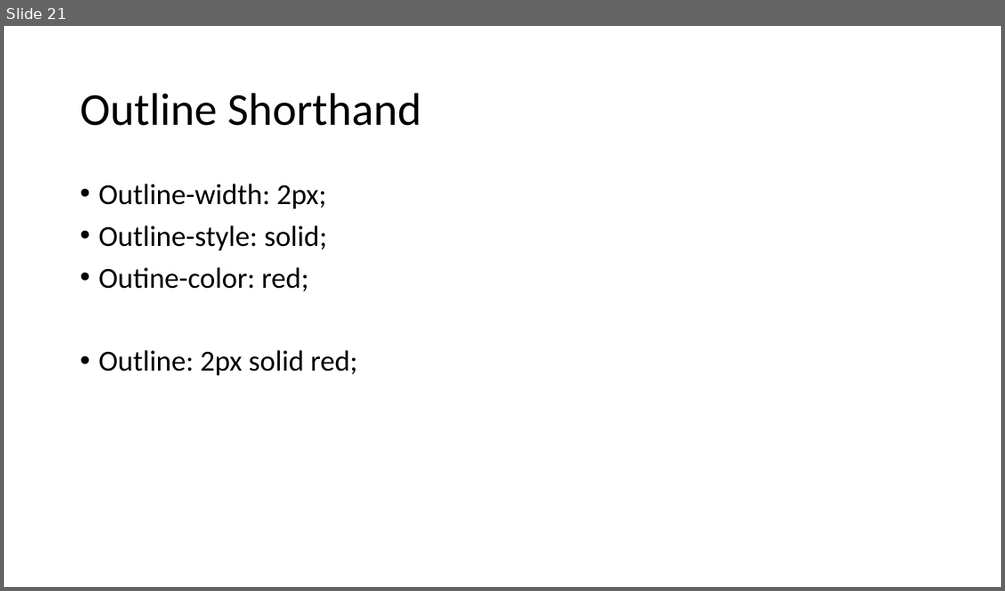
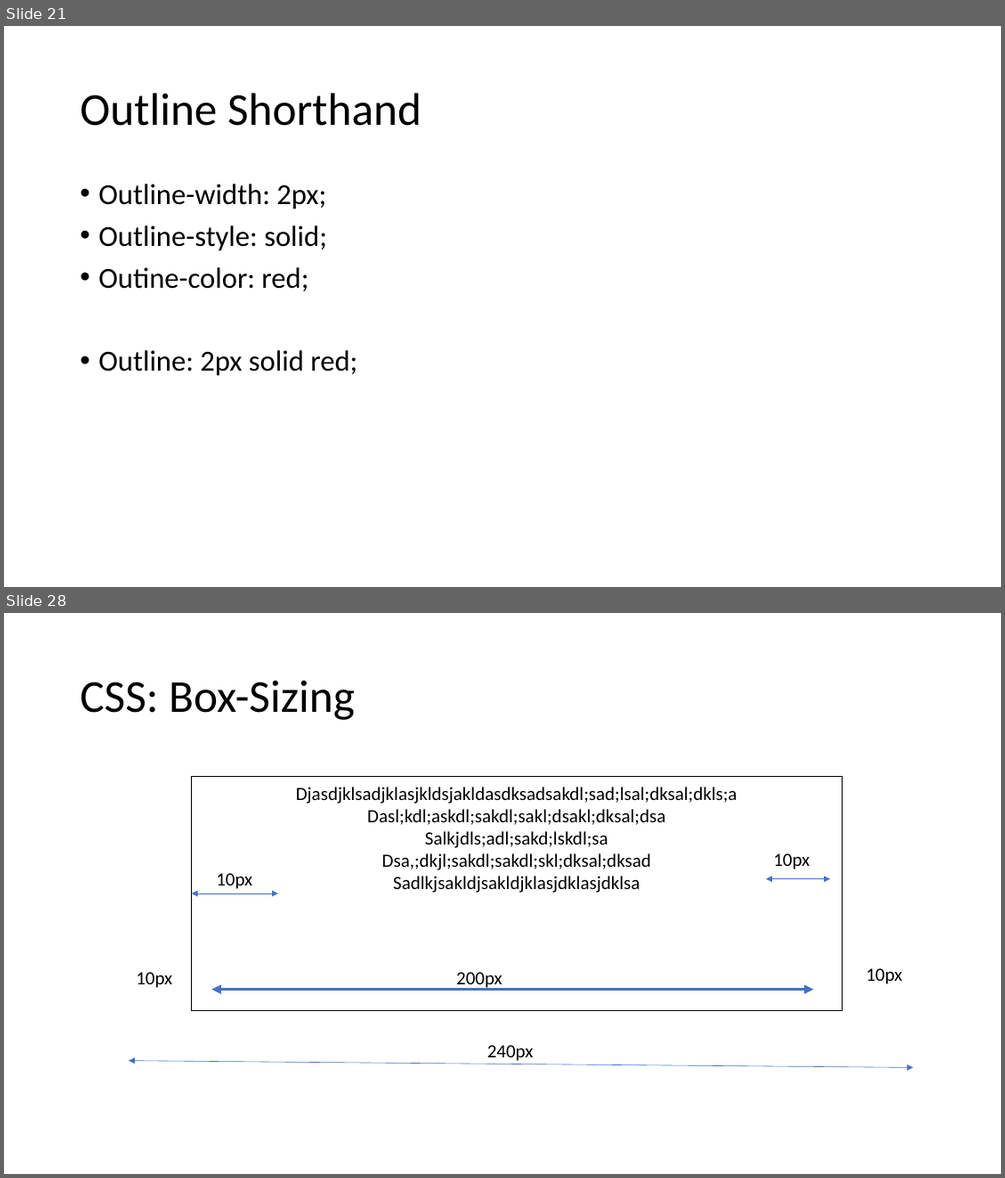
Before and after one commit to PiyushChaturvedii/Batch04, a slide deck: CSS.pptx. Shown one above the other, each under a label of ours: slide 21 before the commit, slides 21 and 28 after it; the slides between them are not shown. The pictures are 1005x591 and 1005x1178 pixels, drawn with LibreOffice and Linux fonts; fonts in the diff are those of the drawing. Boxes give left, top, right and bottom in pixels: in the first picture for what was removed or moved away, otherwise in the second. Text is boxed around its words. In the diff, an @@ line names an element or a change of style, - is before the commit and + after.

```diff
--- a/CSS.pptx
+++ b/CSS.pptx
@@ slide 28 added at bbox=[4, 613, 1001, 1174], background #FFFFFF @@
@@ title added at bbox=[80, 680, 355, 720], 44 pt, text #000000 @@
+CSS: Box-Sizing
@@ rectangle added at bbox=[192, 776, 842, 1010], fill #FFFFFF, outline #000000 1 pt, 18 pt, text #000000 @@
+Djasdjklsadjklasjkldsjakldasdksadsakdl;sad;lsal;dksal;dkls;a
+Dasl;kdl;askdl;sakdl;sakl;dsakl;dksal;dsa
+Salkjdls;adl;sakd;lskdl;sa
+Dsa,;dkjl;sakdl;sakdl;skl;dksal;dksad
+Sadlkjsakldjsakldjklasjdklasjdklsa
@@ text added at bbox=[216, 873, 252, 889], 18 pt, text #000000 @@
+10px
@@ double arrow added from (766, 879) to (830, 879), #4472C4 0.5 pt @@
@@ text added at bbox=[773, 853, 809, 869], 18 pt, text #000000 @@
+10px
@@ double arrow added from (192, 893) to (278, 893), #4472C4 0.5 pt @@
@@ text added at bbox=[136, 972, 172, 988], 18 pt, text #000000 @@
+10px
@@ text added at bbox=[456, 972, 502, 989], 18 pt, text #000000 @@
+200px
@@ text added at bbox=[866, 968, 902, 984], 18 pt, text #000000 @@
+10px
@@ double arrow added from (212, 989) to (814, 989), #4472C4 3 pt @@
@@ double arrow added from (129, 1060) to (914, 1068), #4472C4 0.5 pt @@
@@ text added at bbox=[487, 1045, 534, 1061], 18 pt, text #000000 @@
+240px
```
Also in this commit, not shown: 20 other slides added, 13 other files.
